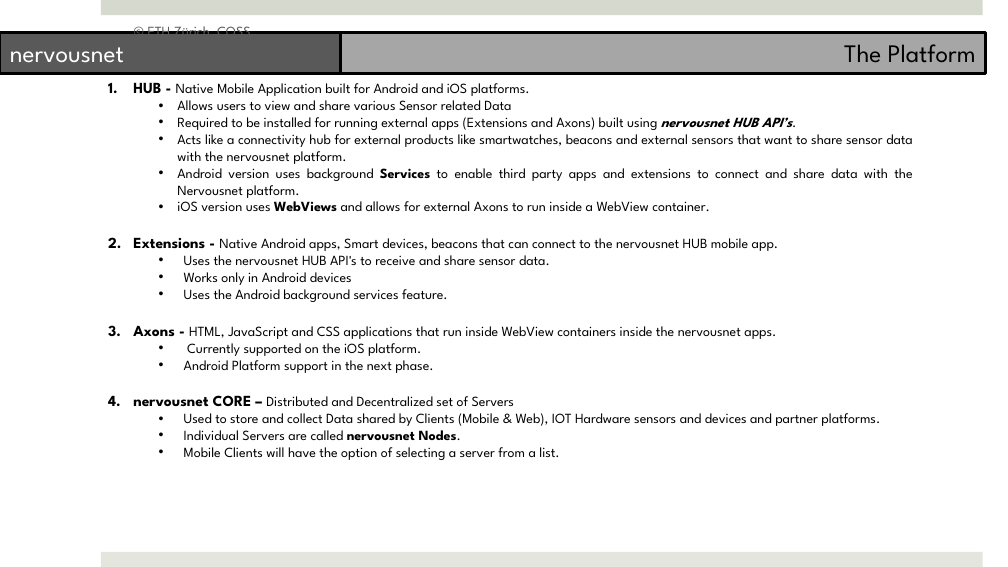
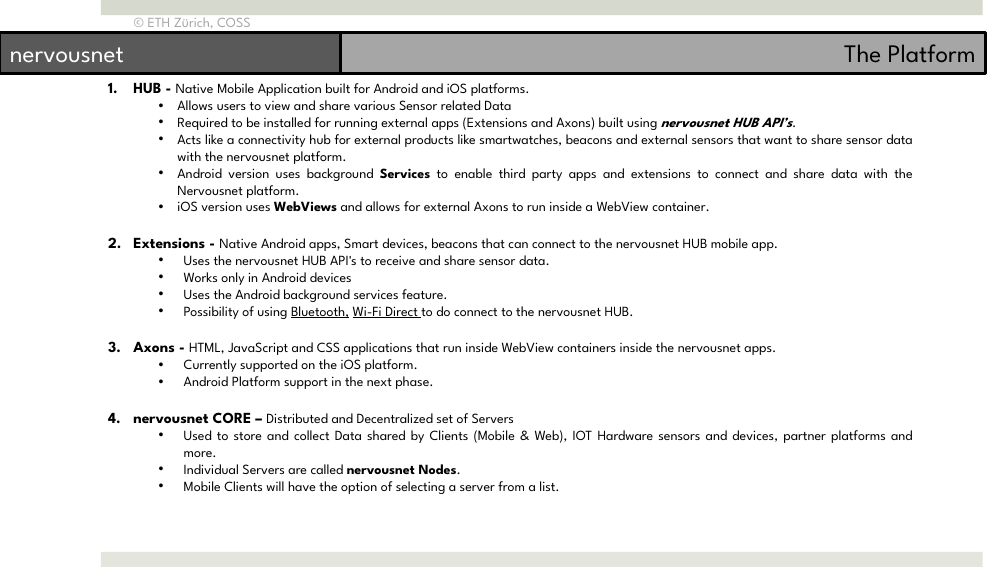
Before and after one commit to prasad79/nervousnet, a slide deck: slide 4 of Documents/Architecture/nervousnet.pptx. Drawn at 1008x567 pixels with LibreOffice and Linux fonts; fonts in the diff are those of the drawing. Boxes give left, top, right and bottom in pixels: in the first picture for what was removed or moved away, otherwise in the second. Text is boxed around its words. In the diff, an @@ line names an element or a change of style, - is before the commit and + after.

```diff
--- a/Documents/Architecture/nervousnet.pptx
+++ b/Documents/Architecture/nervousnet.pptx
@@ text "© ETH Zürich, COSS": place and size @@
-text "© ETH Zürich, COSS" at box(148, 22, 250, 34)
+text "© ETH Zürich, COSS" at box(148, 14, 250, 33)
@@ text "© ETH Zürich, COSS" at box(148, 14, 250, 33): text colour #595959 to #A6A6A6 @@
@@ text at box(184, 306, 634, 319): paragraph added @@
+  • Possibility of using Bluetooth, Wi-Fi Direct to do connect to the nervousnet HUB.
@@ text at box(184, 430, 913, 457): text changed @@
-  • Used to store and collect Data shared by Clients (Mobile & Web), IOT Hardware sensors and devices and partner platforms.
+  • Used to store and collect Data shared by Clients (Mobile & Web), IOT Hardware sensors and devices, partner platforms and more.
```
Also in this commit, not shown: 4 other slides changed, 1 other file.
